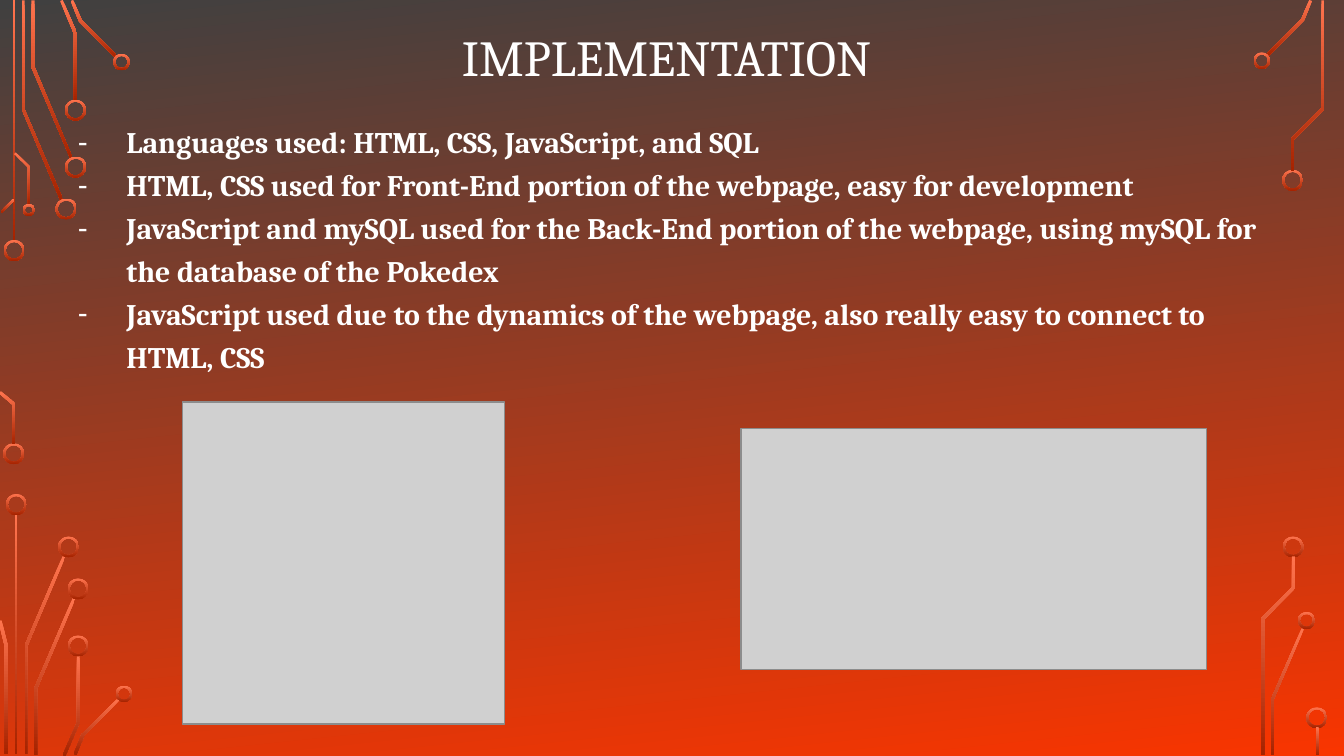
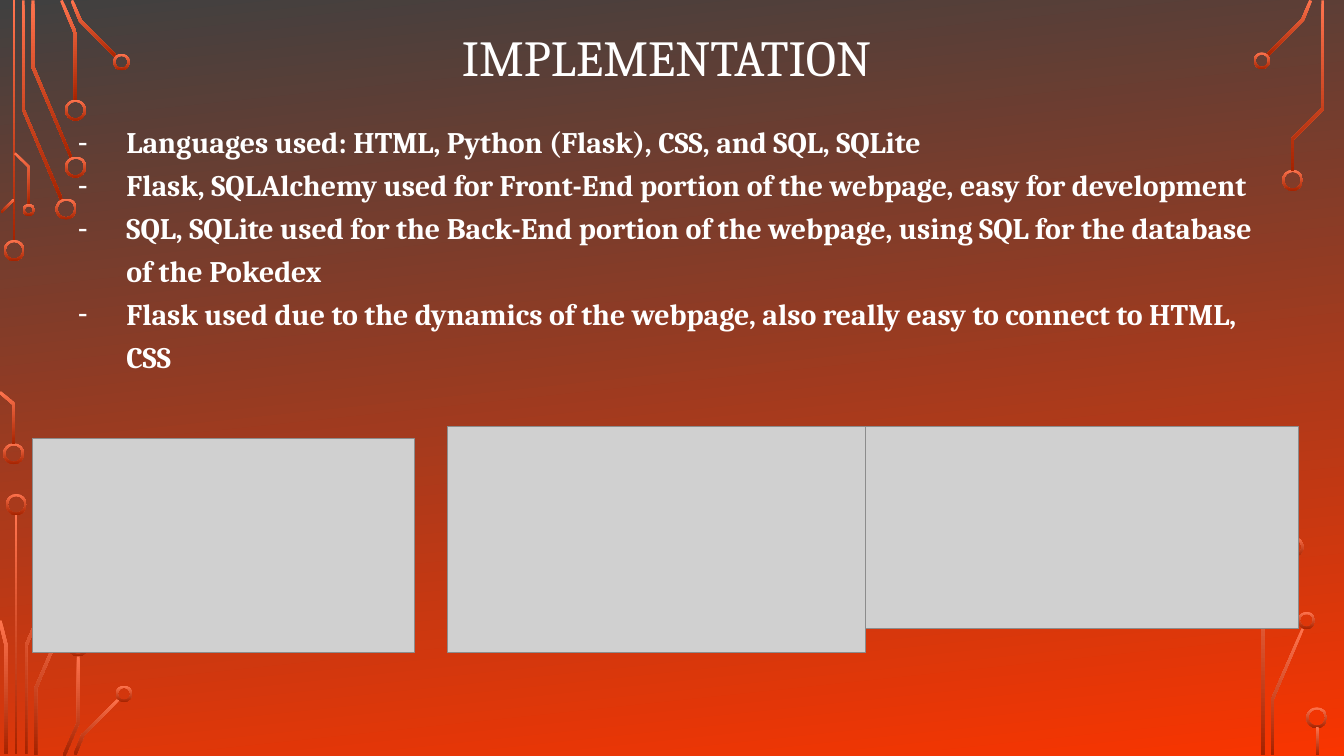
Before and after one commit to rvemuri2/CSE111Project, a slide deck: slide 3 of Project Presentation.pptx. Drawn at 1344x756 pixels with LibreOffice and Linux fonts; fonts in the diff are those of the drawing; grey boxes stand for pictures; background and template pictures are left out. Boxes give left, top, right and bottom in pixels: in the first picture for what was removed or moved away, otherwise in the second. Text is boxed around its words. In the diff, an @@ line names an element or a change of style, - is before the commit and + after.

```diff
--- a/Project Presentation.pptx
+++ b/Project Presentation.pptx
@@ text at (126,131,1252,369): text changed @@
-– Languages used: HTML, CSS, JavaScript, and SQL
-– HTML, CSS used for Front-End portion of the webpage, easy for development
-– JavaScript and mySQL used for the Back-End portion of the webpage, using mySQL for the database of the Pokedex
-– JavaScript used due to the dynamics of the webpage, also really easy to connect to HTML, CSS
+– Languages used: HTML, Python (Flask), CSS, and SQL, SQLite
+– Flask, SQLAlchemy used for Front-End portion of the webpage, easy for development
+– SQL, SQLite used for the Back-End portion of the webpage, using SQL for the database of the Pokedex
+– Flask used due to the dynamics of the webpage, also really easy to connect to HTML, CSS
@@ picture: place and size @@
-picture at (183,402,505,724)
+picture at (32,439,414,653)
@@ picture added at (448,426,866,652) @@
@@ picture: place and size @@
-picture at (741,429,1206,671)
+picture at (866,426,1298,628)
@@ freeform shape removed at (58,536,79,556) @@
@@ freeform shape removed at (67,578,89,599) @@
```
Also in this commit, not shown: 5 other slides changed, 1 slide added.
